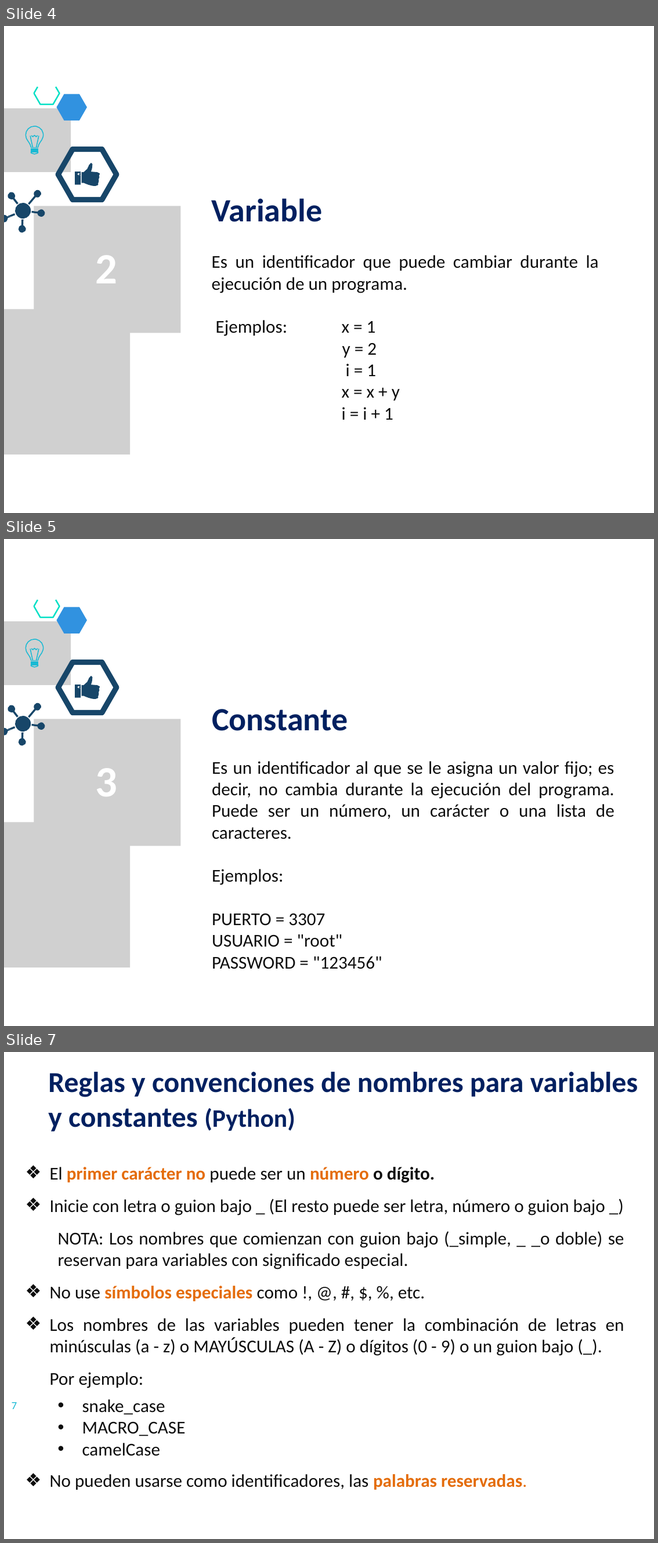
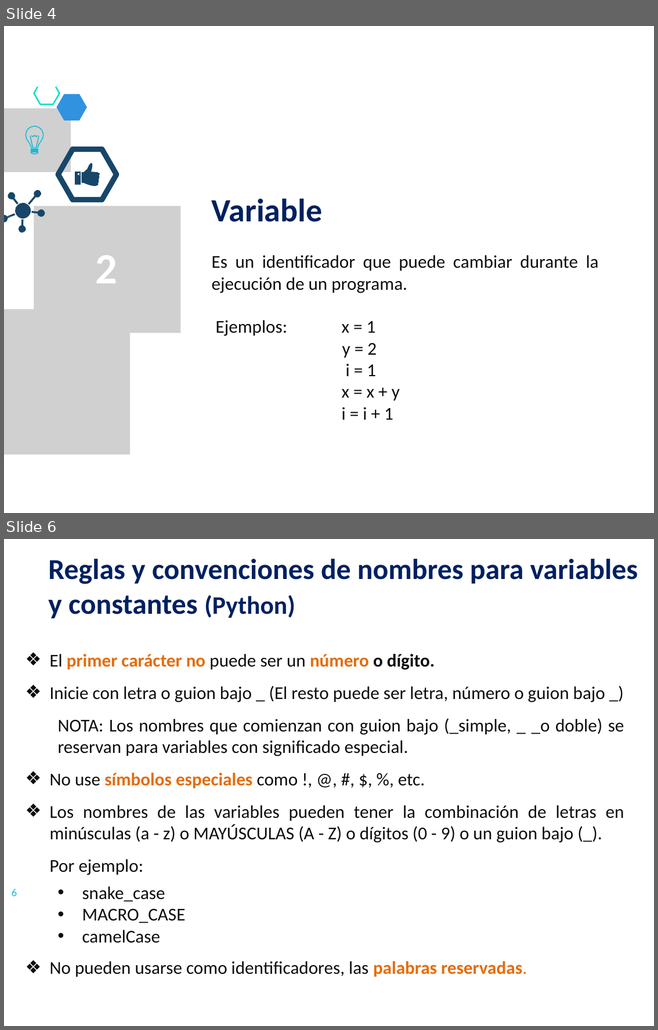
Before and after one commit to lizetheP/Analitica, a slide deck: CalendarioAgo2022/presentaciones/1_Componentes.pptx. Shown one above the other, each under a label of ours: slides 4, 5 and 7 before the commit, slides 4 and 6 after it; the slides between them are not shown. The pictures are 658x1543 and 658x1030 pixels, drawn with LibreOffice and Linux fonts; fonts in the diff are those of the drawing; grey boxes stand for pictures. Boxes give left, top, right and bottom in pixels: in the first picture for what was removed or moved away, otherwise in the second. Text is boxed around its words. In the diff, an @@ line names an element or a change of style, - is before the commit and + after.

```diff
--- a/CalendarioAgo2022/presentaciones/1_Componentes.pptx
+++ b/CalendarioAgo2022/presentaciones/1_Componentes.pptx
@@ slide 5 removed at (4,539,654,1026), background #FFFFFF @@
@@ freeform shape removed at (34,600,59,618) @@
@@ freeform shape removed at (34,600,38,606) @@
@@ freeform shape removed at (57,607,87,634) @@
@@ picture removed at (4,621,71,685) @@
@@ freeform shape removed at (25,639,43,660) @@
@@ freeform shape removed at (30,649,32,660) @@
@@ freeform shape removed at (31,660,38,660) @@
@@ freeform shape removed at (31,648,37,649) @@
@@ freeform shape removed at (36,649,39,660) @@
@@ freeform shape removed at (31,664,38,664) @@
@@ freeform shape removed at (31,665,38,667) @@
@@ freeform shape removed at (58,663,117,713) @@
@@ freeform shape removed at (81,676,100,699) @@
@@ freeform shape removed at (75,685,81,697) @@
@@ freeform shape removed at (8,705,18,718) @@
@@ freeform shape removed at (28,703,41,718) @@
@@ text removed at (212,709,347,731) @@
-Constante
@@ freeform shape removed at (4,726,15,735) @@
@@ freeform shape removed at (15,716,31,732) @@
@@ freeform shape removed at (31,722,44,729) @@
@@ picture removed at (34,719,181,846) @@
@@ freeform shape removed at (18,733,25,745) @@
@@ text removed at (212,761,614,969) @@
-Es un identificador al que se le asigna un valor fijo; es decir, no cambia durante la ejecución del programa. Puede ser un número, un carácter o una lista de caracteres.
-Ejemplos:
-PUERTO = 3307
-USUARIO = "root"
-PASSWORD = "123456"
@@ text removed at (96,768,118,797) @@
-3
@@ picture removed at (4,822,130,968) @@
@@ what was slide 7 is now slide 6 @@
@@ page number at (12,889,17,896): text changed @@
-7
+6
```
Also in this commit, not shown: 2 slides changed, 4 other files.
